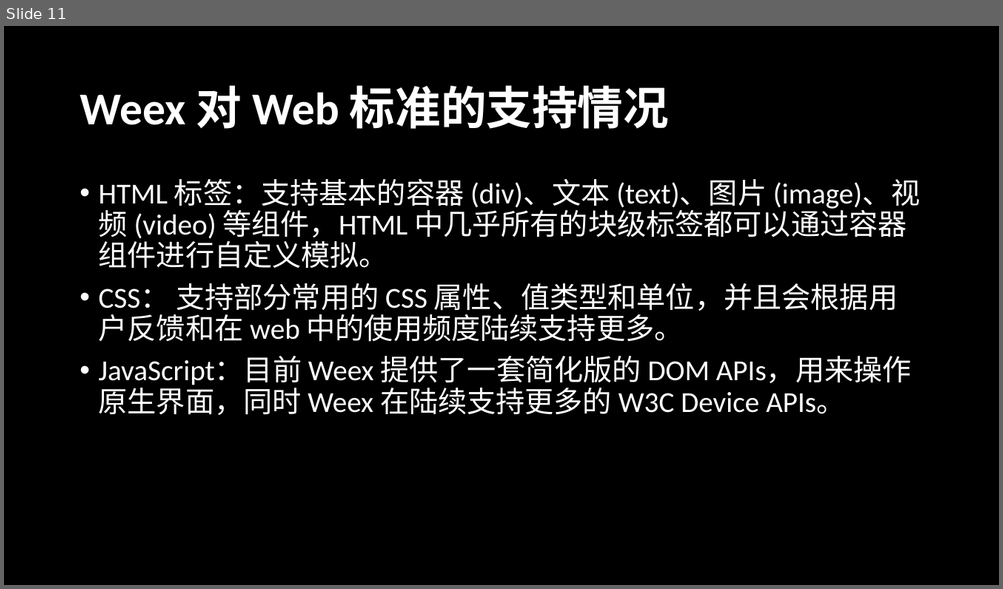
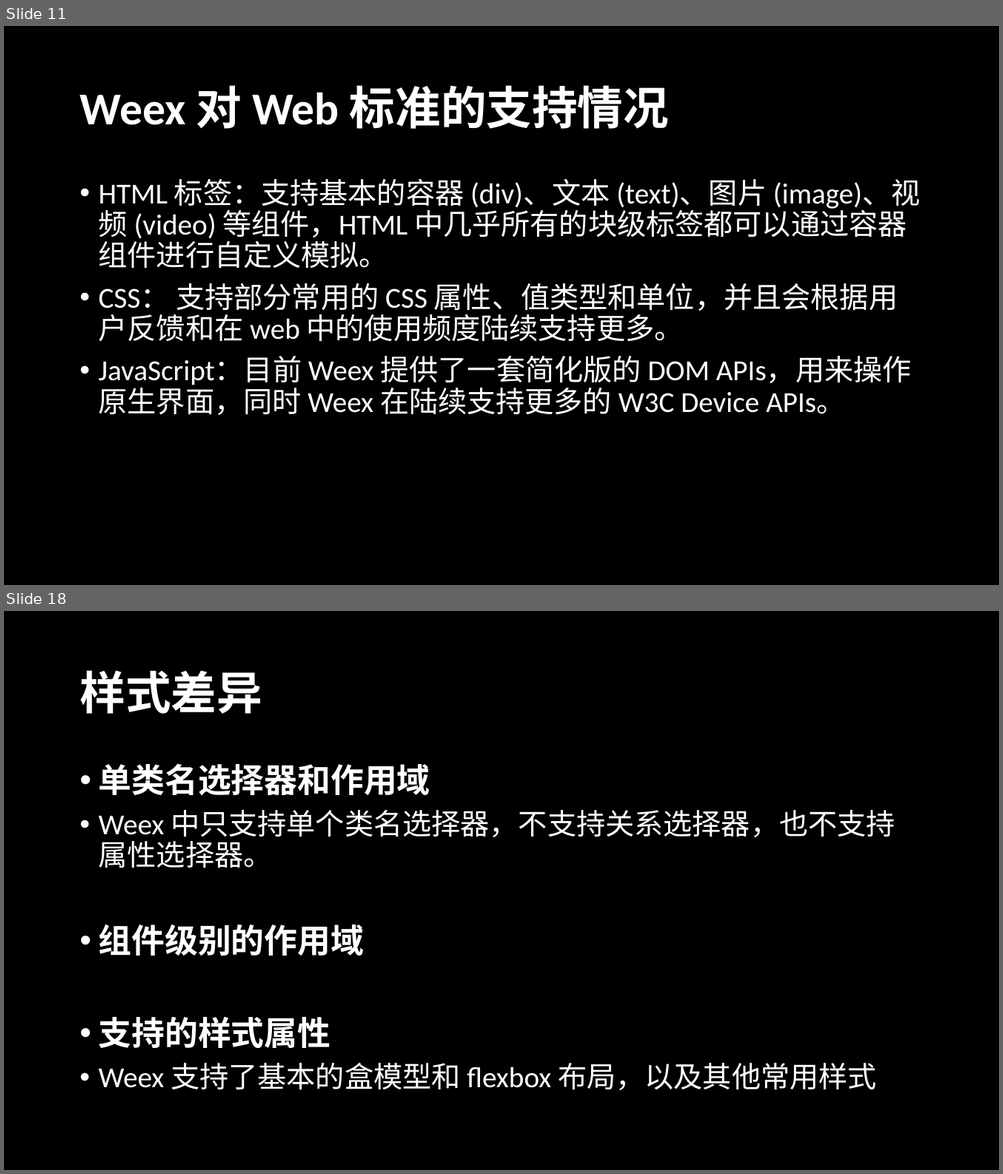
Before and after one commit to radiofly19841018/demo-weex, a slide deck: ppt/演示文稿1.pptx. Shown one above the other, each under a label of ours: slide 11 before the commit, slides 11 and 18 after it; the slides between them are not shown. The pictures are 1003x589 and 1003x1174 pixels, drawn with LibreOffice and Linux fonts; fonts in the diff are those of the drawing. Boxes give left, top, right and bottom in pixels: in the first picture for what was removed or moved away, otherwise in the second. Text is boxed around its words. In the diff, an @@ line names an element or a change of style, - is before the commit and + after.

```diff
--- a/ppt/演示文稿1.pptx
+++ b/ppt/演示文稿1.pptx
@@ slide 18 added at <box>4,611,999,1170</box>, background #000000 @@
@@ title added at <box>79,670,262,714</box>, 44 pt, text #FFFFFF, bold @@
+样式差异
@@ text added at <box>99,763,895,1091</box>, 28 pt, text #FFFFFF @@
+• 单类名选择器和作用域
+• Weex 中只支持单个类名选择器，不支持关系选择器，也不支持属性选择器。
+• 组件级别的作用域
+• 支持的样式属性
+• Weex 支持了基本的盒模型和 flexbox 布局，以及其他常用样式
```
Also in this commit, not shown: 3 slides changed, 4 other slides added.
